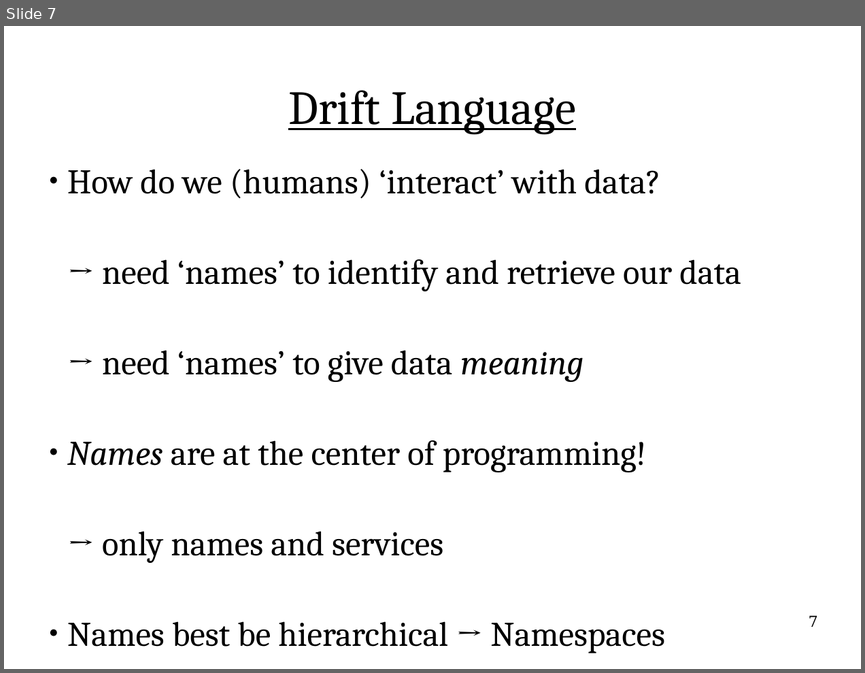
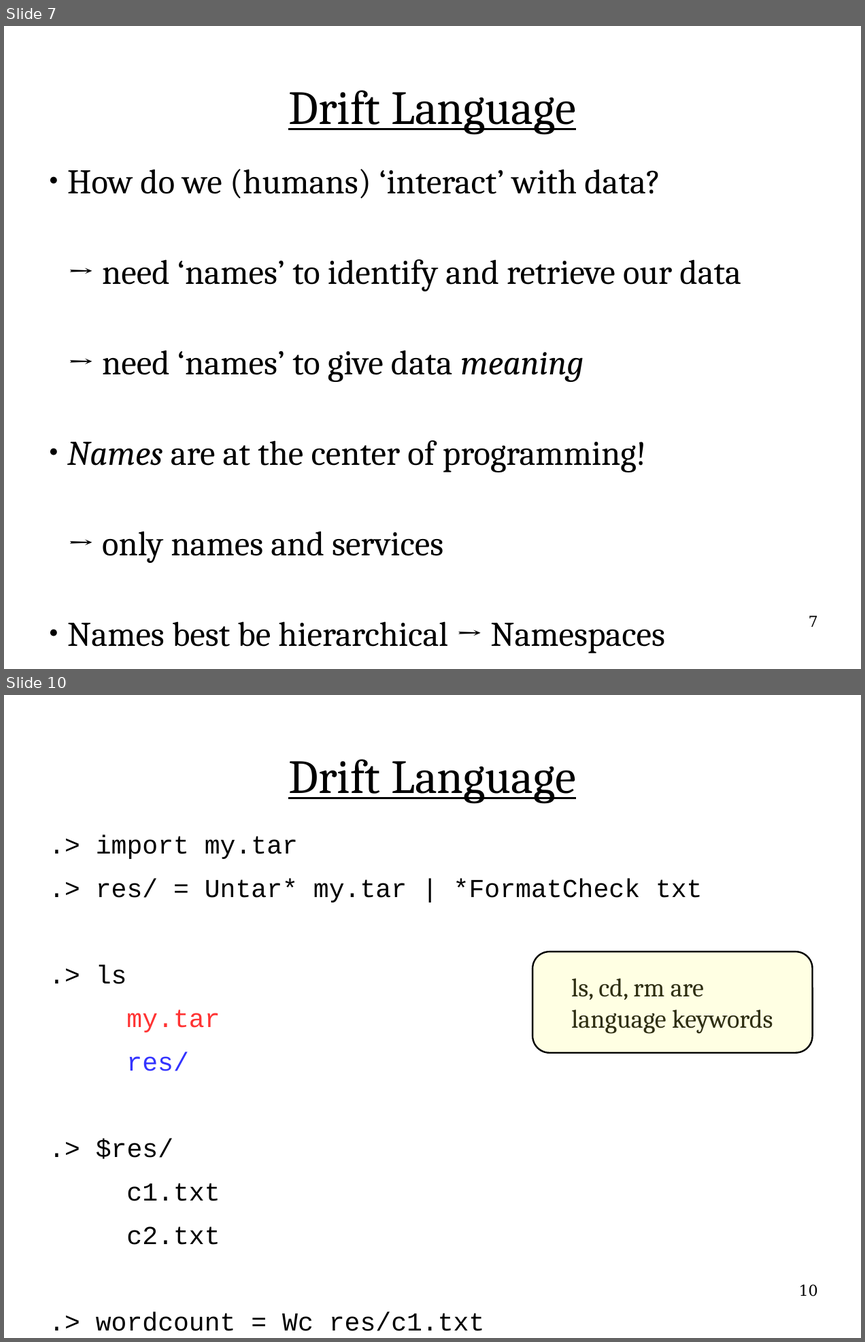
Before and after one commit to flange/drift-dev, a slide deck: presentation/hottopix/ht2.odp. Shown one above the other, each under a label of ours: slide 7 before the commit, slides 7 and 10 after it; the slides between them are not shown. The pictures are 865x673 and 865x1342 pixels, drawn with LibreOffice and Linux fonts; fonts in the diff are those of the drawing. Boxes give left, top, right and bottom in pixels: in the first picture for what was removed or moved away, otherwise in the second. Text is boxed around its words. In the diff, an @@ line names an element or a change of style, - is before the commit and + after.

```diff
--- a/presentation/hottopix/ht2.odp
+++ b/presentation/hottopix/ht2.odp
@@ slide 10 added at (4,695,861,1338), background #FFFFFF @@
@@ title added at (288,759,576,803), 44 pt, text #000000, underline @@
+Drift Language
@@ subtitle added at (96,835,702,1331), 24 pt, text #000000 @@
+.> import my.tar
+.> res/ = Untar* my.tar | *FormatCheck txt
+.> ls
+my.tar
+res/
+.> $res/
+c1.txt
+c2.txt
+.> wordcount = Wc res/c1.txt
@@ rounded rectangle added at (532,951,813,1053), fill #FFFF66 at 18% opacity, outline #000000 1.5 pt @@
@@ text added at (571,978,773,1034), 24 pt, text #000000 @@
+ls, cd, rm are
+language keywords
@@ page number added at (799,1284,818,1296), 14 pt, text #000000 @@
+10
```
Also in this commit, not shown: 1 slide changed, 31 other slides added, 1 slide removed, 3 other files.
